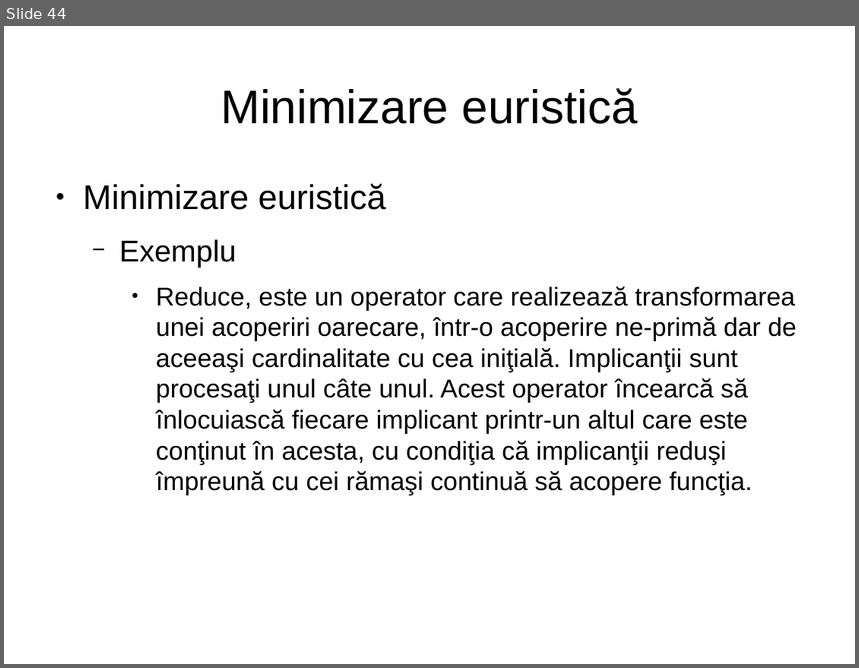
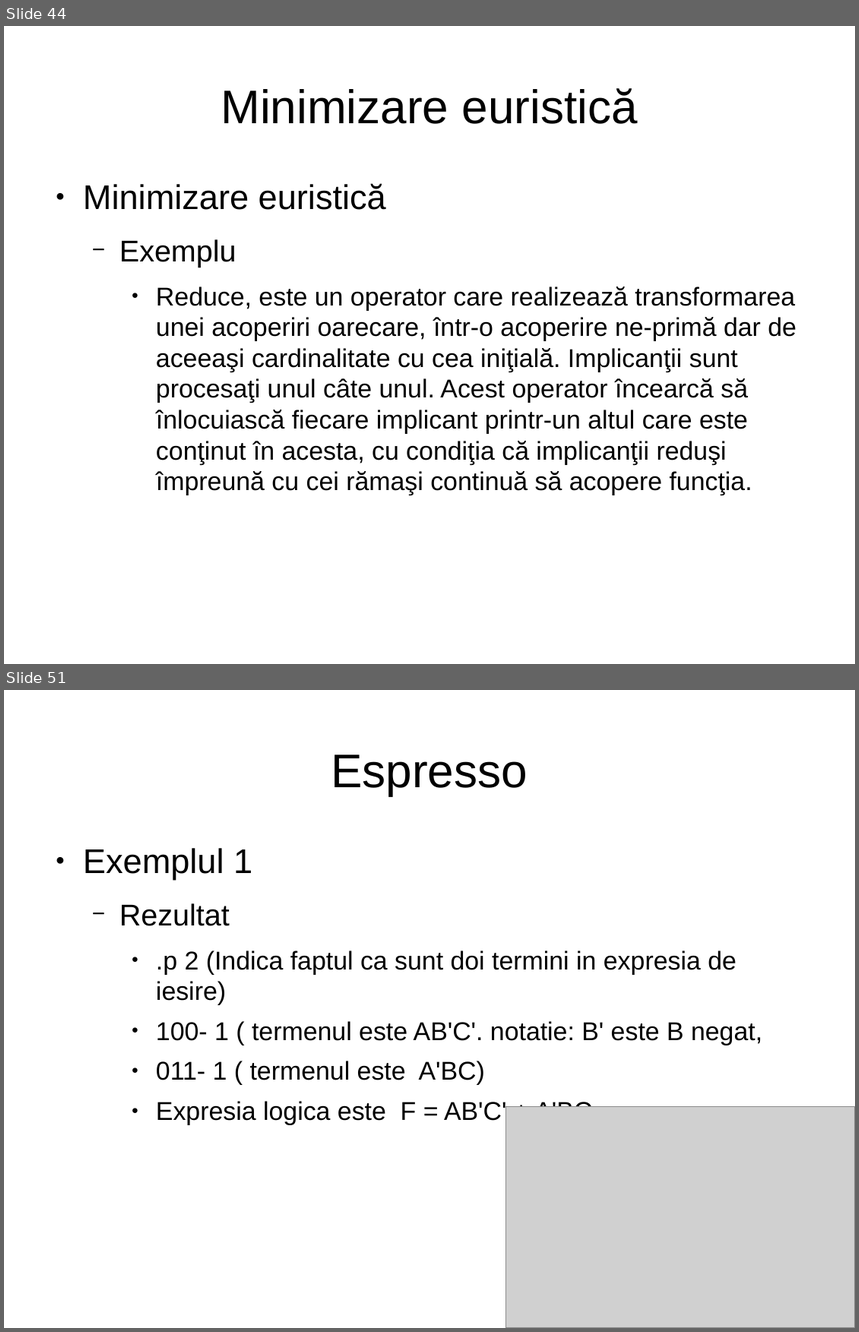
Before and after one commit to mohammadfayaj/Suport_HDL, a slide deck: Curs_3_Minimizarea_logica/FunctiiLogice2.3.odp. Shown one above the other, each under a label of ours: slide 44 before the commit, slides 44 and 51 after it; the slides between them are not shown. The pictures are 859x668 and 859x1332 pixels, drawn with LibreOffice and Linux fonts; fonts in the diff are those of the drawing; grey boxes stand for pictures. Boxes give left, top, right and bottom in pixels: in the first picture for what was removed or moved away, otherwise in the second. Text is boxed around its words. In the diff, an @@ line names an element or a change of style, - is before the commit and + after.

Commit message:
updated Espresso examples in prezentation

```diff
--- a/Curs_3_Minimizarea_logica/FunctiiLogice2.3.odp
+++ b/Curs_3_Minimizarea_logica/FunctiiLogice2.3.odp
@@ slide 51 added at [4,690,855,1328], background #FFFFFF @@
@@ title added at [331,755,528,796], 44 pt, text #000000 @@
+Espresso
@@ text added at [83,848,762,1125], 24 pt, text #000000 @@
+● Exemplul 1
+  − Rezultat
+    ● .p 2 (Indica faptul ca sunt doi termini in expresia de iesire)
+    ● 100- 1 ( termenul este AB'C'. notatie: B' este B negat,
+    ● 011- 1 ( termenul este A'BC)
+    ● Expresia logica este F = AB'C' + A'BC.
@@ picture added at [506,1107,855,1328] @@
```
Also in this commit, not shown: 17 slides changed, 5 other slides added, 1 slide removed, 1 other file.
